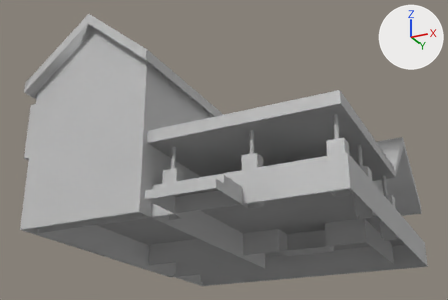
An edit to the FBX model Assets/Enciroment_Assets/Props/Models/SM_House2.fbx, drawn before and after from the same camera.
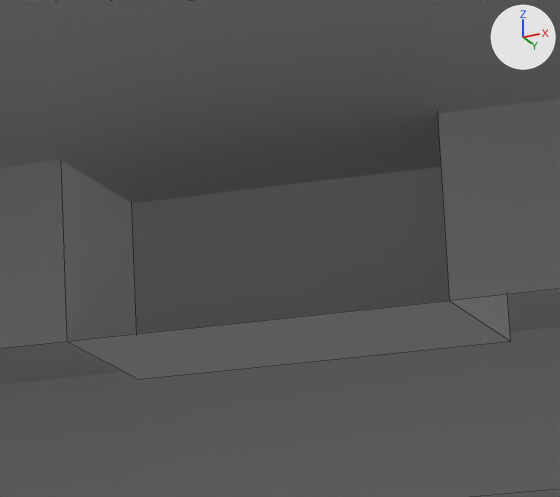
Each version appears first whole from a camera (50 mm lens) standing at (12.4, -32.57, -10.14) and looking at (-1.26, -5.26, 2.15), and next in a close-up on the part from 60% to 76% of the width and 70% to 90% of the height. Arrows for +X, +Y and +Z are at upper right; the lights stay in place. The close-ups show mesh edges as thin lines. Where no turn or scale is listed for an object, it has been applied to the vertices. Vertices at the same position are counted once.

The first close-up shows 'Hus2'.
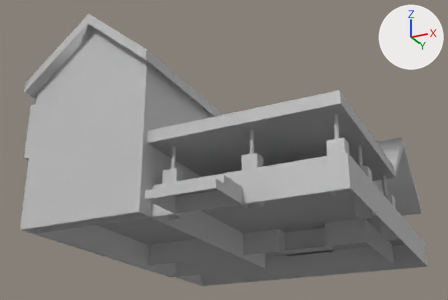
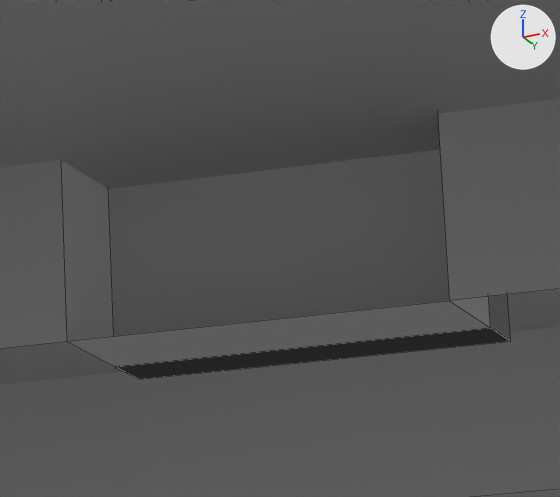
Location of each change, [x1, y1, x2, y2] in pixels of the close-ups (560 x 497 px):
part 1 of me_mesh, built on: before [132, 167, 449, 334]; after [109, 149, 511, 379]

The edits, one by one:
me_mesh has 248 vertices, 168 faces and spans x -6.6..8.5, y -2.3..15.6, z 0.0..10.1.
me_mesh is used by ob_hus2; location (-1.489, -11.478, -3.098).
Verts and faces of me_mesh; kept vertices keep their numbers, new ones are numbered from 248.
Before the commit, vertices of me_mesh: 24 (2.1, 10.3, 0.2) at pixel (138, 379), 25 (4.6, 10.3, 0.2) at pixel (510, 341), 26 (4.6, 10.3, 2.8), 27 (2.1, 10.3, 2.8).
Part 1, on me_mesh:
Faces deleted: (24, 25, 26, 27).
New vertices 248 to 251 stand at vertices 24 to 27, in that order, plus (0.0, -0.5, 0.0).
New faces: (248, 249, 250, 251), (24, 25, 249, 248), (25, 26, 250, 249), (26, 27, 251, 250), (24, 248, 251, 27).
